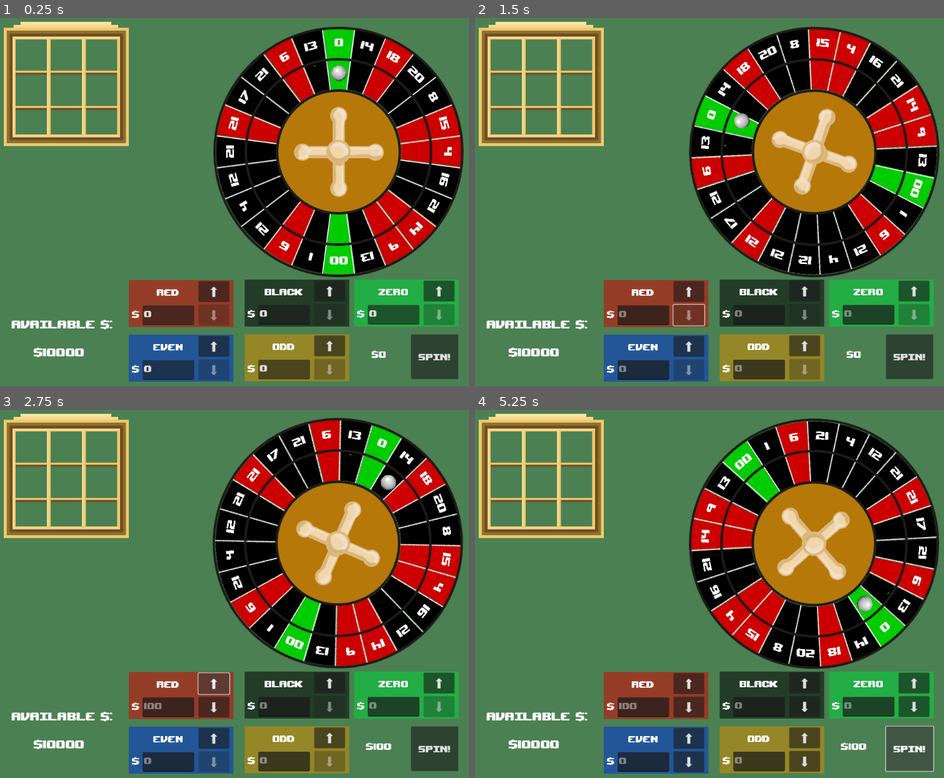
Above: before the commit, frames 1-4 (two rows, left to right).
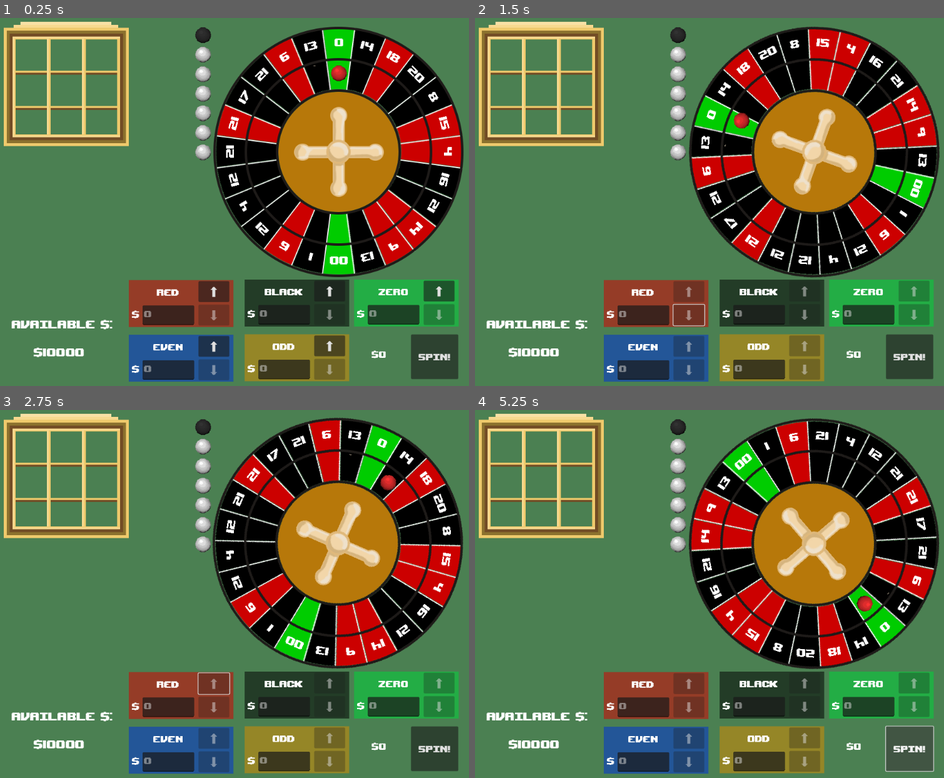
Above: after the commit, the same moments.

Repository: RossRKK/gmtk-game-jam-2025
Game: Godot game, scene res://scenes/roulette_scene.tscn
Two runs of this game, one before a commit and one after it. Both use one fixed random seed, a clock stepped at 60 frames per second and the inputs below.
Inputs (mouse positions are in pixels of both pictures, inside the frame that each line leads up to):
- Up to frame 1 (0.25 s): no input
- Up to frame 2 (1.5 s): click "Spin!" at 0.5 s; click (690, 316) at 1.25 s, where only the run before the commit has a clickable "⬇"
- Up to frame 3 (2.75 s): click (215, 682) at 2 s, where only the run before the commit has a clickable "⬆"
- Up to frame 4 (5.25 s): click "Spin!" at 2.75 s; click (690, 708) at 3.5 s, where only the run before the commit has a clickable "⬇"; click (690, 682) at 4.25 s, where only the run before the commit has a clickable "⬆"; click "Spin!" at 5 s

The runs differ from the first frame. In frame 1, 1.0% of the frame differs, in the area x 30-81%, y 2-97%; in frame 2, 2.4%; in frame 3, 2.6%; in frame 4, 4.0%, in the area x 30-97%, y 2-99%.

Commit message:
Added ball queue

Diff:
--- a/scenes/bet_space.tscn
+++ b/scenes/bet_space.tscn
@@ -55,6 +55,7 @@
 offset_right = 167.0
 offset_bottom = 115.0
 theme = ExtResource("2_1vpie")
+editable = false
 
 [connection signal="pressed" from="Down" to="." method="decrease_bet"]
 [connection signal="pressed" from="Up" to="." method="increase_bet"]
--- a/scenes/roulette_scene.tscn
+++ b/scenes/roulette_scene.tscn
@@ -1,8 +1,9 @@
-[gd_scene load_steps=9 format=3 uid="uid://dhyms0lpvrve6"]
+[gd_scene load_steps=10 format=3 uid="uid://dhyms0lpvrve6"]
 
 [ext_resource type="PackedScene" uid="uid://blbams3bsbfjm" path="res://scenes/post_processing_effects/crt_effect.tscn" id="1_8h7hl"]
 [ext_resource type="Script" uid="uid://ihpwiim42g6l" path="res://scripts/roulette_scene.gd" id="1_nh752"]
 [ext_resource type="PackedScene" uid="uid://r5abxcpmk0i7" path="res://scenes/roulette_wheel.tscn" id="2_bivp3"]
+[ext_resource type="Script" uid="uid://t3cibs3d1ubp" path="res://scripts/ball_queue.gd" id="2_fubdj"]
 [ext_resource type="PackedScene" path="res://scenes/post_processing_effects/pixel_effect.tscn" id="2_wwc13"]
 [ext_resource type="PackedScene" uid="uid://cciepqx17ef51" path="res://scenes/betting_board.tscn" id="3_iked3"]
 [ext_resource type="PackedScene" uid="uid://ygriw6svhfvb" path="res://scenes/slot_machine.tscn" id="4_wwc13"]
@@ -19,6 +20,12 @@
 offset_bottom = 816.0
 mouse_filter = 1
 color = Color(0.295, 0.5, 0.322333, 1)
+
+[node name="BallQueue" type="Node2D" parent="."]
+position = Vector2(444, 49)
+script = ExtResource("2_fubdj")
+ball_distance = 40.0
+metadata/_custom_type_script = "uid://t3cibs3d1ubp"
 
 [node name="RouletteWheel" parent="." instance=ExtResource("2_bivp3")]
 position = Vector2(722, 287)
@@ -52,10 +59,10 @@
 horizontal_alignment = 1
 
 [node name="Resulttext" type="RichTextLabel" parent="."]
-offset_left = 10.0
-offset_top = 486.0
-offset_right = 565.0
-offset_bottom = 542.0
+offset_left = 7.0
+offset_top = 488.0
+offset_right = 562.0
+offset_bottom = 544.0
 theme = ExtResource("5_4tu1h")
 horizontal_alignment = 1
 script = ExtResource("5_r8avv")
--- a/scenes/roulette_wheel.tscn
+++ b/scenes/roulette_wheel.tscn
@@ -1,11 +1,10 @@
-[gd_scene load_steps=10 format=3 uid="uid://r5abxcpmk0i7"]
+[gd_scene load_steps=9 format=3 uid="uid://r5abxcpmk0i7"]
 
 [ext_resource type="Script" uid="uid://crspto8xpllg5" path="res://scripts/roulette_wheel/roulette_wheel.gd" id="1_7td6c"]
 [ext_resource type="Curve" uid="uid://bg5v3hh2jl7ww" path="res://resources/roulette_wheel_speed_curve.tres" id="2_tesrp"]
 [ext_resource type="Texture2D" uid="uid://dxt7fbm7mxhks" path="res://assets/png/wheel.png" id="2_yknb5"]
 [ext_resource type="Script" uid="uid://bpkca7p7wyc10" path="res://scripts/roulette_wheel/segment_handler.gd" id="3_yknb5"]
 [ext_resource type="AudioStream" uid="uid://cv45d7prip4ss" path="res://assets/sound/roulette.mp3" id="4_cjovd"]
-[ext_resource type="Texture2D" uid="uid://do22dud8xpk4i" path="res://assets/png/ball_base.png" id="5_61irv"]
 
 [sub_resource type="Curve" id="Curve_tesrp"]
 _data = [Vector2(0, 0), -0.0104387, -0.0104387, 0, 0, Vector2(0.886243, 1), 0.761001, 0.761001, 0, 0, Vector2(1, 1), 0.0, 0.0, 0, 0]
@@ -31,6 +30,7 @@
 spin_curve = ExtResource("2_tesrp")
 ball_curve = SubResource("Curve_tesrp")
 return_curve = SubResource("Curve_j6a7s")
+metadata/_custom_type_script = "uid://ihpwiim42g6l"
 
 [node name="SegmentHandler" type="Node2D" parent="."]
 script = ExtResource("3_yknb5")
@@ -49,8 +49,3 @@
 [node name="ReturnTimer" type="Timer" parent="."]
 wait_time = 3.0
 one_shot = true
-
-[node name="BallSprite" type="Sprite2D" parent="."]
-position = Vector2(0, -160)
-scale = Vector2(0.492188, 0.492188)
-texture = ExtResource("5_61irv")
--- /dev/null
+++ b/scripts/ball_queue.gd
@@ -0,0 +1,34 @@
+class_name BallQueue
+extends Node2D
+
+@export var ball_distance: float = 50
+
+func update_ball_positions() -> void:
+	for i in range(get_child_count()):
+		var ball = get_child(i) as RouletteBall
+		if ball:
+			ball.position.x = 0.
+			ball.position.y = i * ball_distance
+
+func enqueue(ball: RouletteBall) -> void:
+	add_child(ball)
+	update_ball_positions()
+
+func dequeue() -> RouletteBall:
+	if get_child_count() == 0:
+		return null
+
+	var output = get_child(0) as RouletteBall
+	remove_child(output)
+	update_ball_positions()
+	return output
+
+func cycle(ball: RouletteBall) -> RouletteBall:
+	enqueue(ball)
+	return dequeue()
+
+func size() -> int:
+	return get_child_count()
+
+func is_empty() -> bool:
+	return get_child_count() == 0
--- a/scripts/balls/ball.gd
+++ b/scripts/balls/ball.gd
@@ -1,5 +1,20 @@
-extends Resource
+extends Node2D
 class_name RouletteBall
+const SPRITE_SCALE = 0.5
+
+static func make_basic_ball() -> RouletteBall:
+	var sprite = Sprite2D.new()
+	sprite.texture = preload("res://assets/png/ball_base.png")
+	sprite.scale *= SPRITE_SCALE
+	return RouletteBall.new(sprite)
+
+var sprite: Sprite2D
+
+func _init(s: Sprite2D) -> void:
+	sprite = s
+
+func _ready() -> void:
+	add_child(sprite)
 
 # multiplicative effect on segment probability based on ho much the balls likes it
 func segment_affinity(segment: Segment) -> float:
--- a/scripts/balls/special_balls/coloured_ball.gd
+++ b/scripts/balls/special_balls/coloured_ball.gd
@@ -8,12 +8,20 @@
 @export var bet_multiplier: float = 1.2
 @export var bet_multiplier_bonus: float = 0.
 
+static func make_coloured_sprite(c: Segment.RouletteColour) -> ColouredBall:
+	var sprite = Sprite2D.new()
+	sprite.texture = preload("res://assets/png/ball_base.png")
+	sprite.scale *= SPRITE_SCALE
+	sprite.modulate = Segment.get_colour_for_roulette_colour(c, true)
+	return ColouredBall.new(c, sprite)
+
 func bet_type_matches_colour(bet_type: Bet.BetType) -> bool:
 	return (colour == Segment.RouletteColour.Red and bet_type == Bet.BetType.Red) \
 		or (colour == Segment.RouletteColour.Black and bet_type == Bet.BetType.Black) \
 		or (colour == Segment.RouletteColour.Zero and bet_type == Bet.BetType.Zero)
 
-func _init(c: Segment.RouletteColour) -> void:
+func _init(c: Segment.RouletteColour, s: Sprite2D) -> void:
+	super(s)
 	colour = c
 
 
--- a/scripts/bet_zone.gd
+++ b/scripts/bet_zone.gd
@@ -58,14 +58,14 @@
 	pass
 
 func lock() -> void:
+	$Down.disabled = true
+	$Up.disabled = true
+	bet_text.editable = false
+
+func unlock() -> void:
 	$Down.disabled = false
 	$Up.disabled = false
 	bet_text.editable = false
-
-func unlock() -> void:
-	$Down.disabled = true
-	$Up.disabled = true
-	bet_text.editable = true
 
 func set_button_state() -> void:
 	$Down.disabled = false
--- a/scripts/roulette_scene.gd
+++ b/scripts/roulette_scene.gd
@@ -8,6 +8,9 @@
 	game.player_inventory.on_money_changed.connect(on_money_changed)
 	update_money_text()
 
+
+
+
 func update_money_text() -> void:
 	money_text.text = "$%d" % game.player_inventory.available_money
 
--- a/scripts/roulette_wheel/roulette_wheel.gd
+++ b/scripts/roulette_wheel/roulette_wheel.gd
@@ -1,5 +1,5 @@
+class_name RouletteWheel
 extends Node2D
-
 
 var game: Game = Game.get_instance()
 
@@ -15,7 +15,9 @@
 
 @onready var segment_handler: SegmentHandler = $SegmentHandler
 
-@onready var ball_distance: float = $BallSprite.position.length()
+@onready var ball_distance: float = 160.0
+
+@onready var ball_queue: BallQueue = get_parent().get_node("BallQueue")
 
 enum WheelState {
 	Spinning,
@@ -29,13 +31,32 @@
 }
 
 var state: WheelState = WheelState.Upright
-var ball: RouletteBall = ColouredBall.new(Segment.RouletteColour.Red)
+var ball: RouletteBall
 var bets: Array[Bet]
 
 var result_segment: Segment
 var target_rotation: float = 0.
 var ball_initial_rotation: float = 0.
 var stop_rotation: float
+
+func _ready() -> void:
+	ball_queue.enqueue(ColouredBall.make_coloured_sprite(Segment.RouletteColour.Red))
+	ball_queue.enqueue(ColouredBall.make_coloured_sprite(Segment.RouletteColour.Black))
+
+	for i in range(6):
+		ball_queue.enqueue(RouletteBall.make_basic_ball())
+
+	receive_ball(ball_queue.dequeue())
+
+func next_ball():
+	remove_child(ball)
+	ball = ball_queue.cycle(ball)
+	receive_ball(ball)
+
+func receive_ball(b: RouletteBall) -> void:
+	ball = b
+	ball.position = Vector2.UP * ball_distance
+	add_child(ball)
 
 func _start_spin(bs: Array[Bet]) -> void:
 	bets = bs
@@ -52,18 +73,19 @@
 
 func _stop_spin() -> void:
 	stop_rotation = rotation
-	game.event_bus.spin_complete.emit()
 	# pick a cell at random (taking any effects into account)
 	result_segment.apply_landed_effect(bets, ball)
 
 	state = WheelState.Returning
 	$ReturnTimer.start()
 
-	$SpinTimer.timeout.connect(_stop_return)
+	$ReturnTimer.timeout.connect(_stop_return)
 
 
 func _stop_return() -> void:
 	state = WheelState.Upright
+	next_ball()
+	game.event_bus.spin_complete.emit()
 
 func get_normalised_time(timer: Timer) -> float:
 	return 1 - (timer.time_left / timer.wait_time)
@@ -80,7 +102,7 @@
 		self.position.x += sin(normalised_time * wobble_frequency * PI) * speed_at_time * wobble_amplitude
 		self.position.y += cos(normalised_time * wobble_frequency * PI) * speed_at_time * wobble_amplitude
 
-		$BallSprite.position = Vector2.UP.rotated(lerp_angle(ball_initial_rotation, target_rotation, ball_curve.sample(normalised_time))) * ball_distance
+		ball.position = Vector2.UP.rotated(lerp_angle(ball_initial_rotation, target_rotation, ball_curve.sample(normalised_time))) * ball_distance
 
 	if state == WheelState.Returning:
 		self.rotation = lerp_angle(stop_rotation, 0, return_curve.sample(normalised_time))
--- a/scripts/roulette_wheel/segment.gd
+++ b/scripts/roulette_wheel/segment.gd
@@ -7,7 +7,7 @@
 	Zero,
 }
 
-func get_colour_for_roulette_colour(seg_colour: RouletteColour, highlight: bool) -> Color:
+static func get_colour_for_roulette_colour(seg_colour: RouletteColour, highlight: bool) -> Color:
 	var highlight_boost = 0.2 if highlight else 0.
 	if seg_colour == RouletteColour.Red:
 		return Color(0.8 + highlight_boost, 0 + highlight_boost, 0 + highlight_boost)
Not shown, added: scripts/ball_queue.gd.uid
